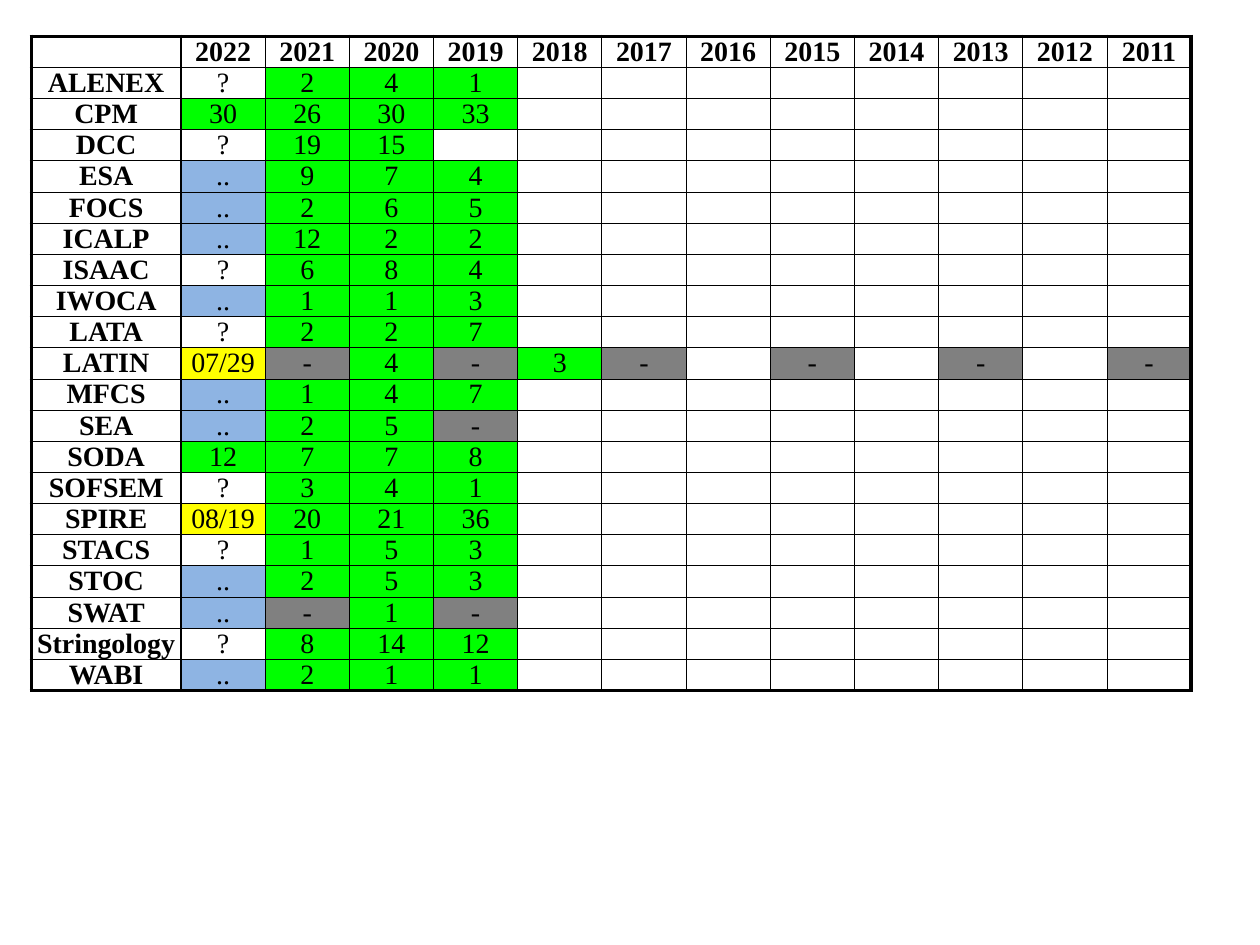
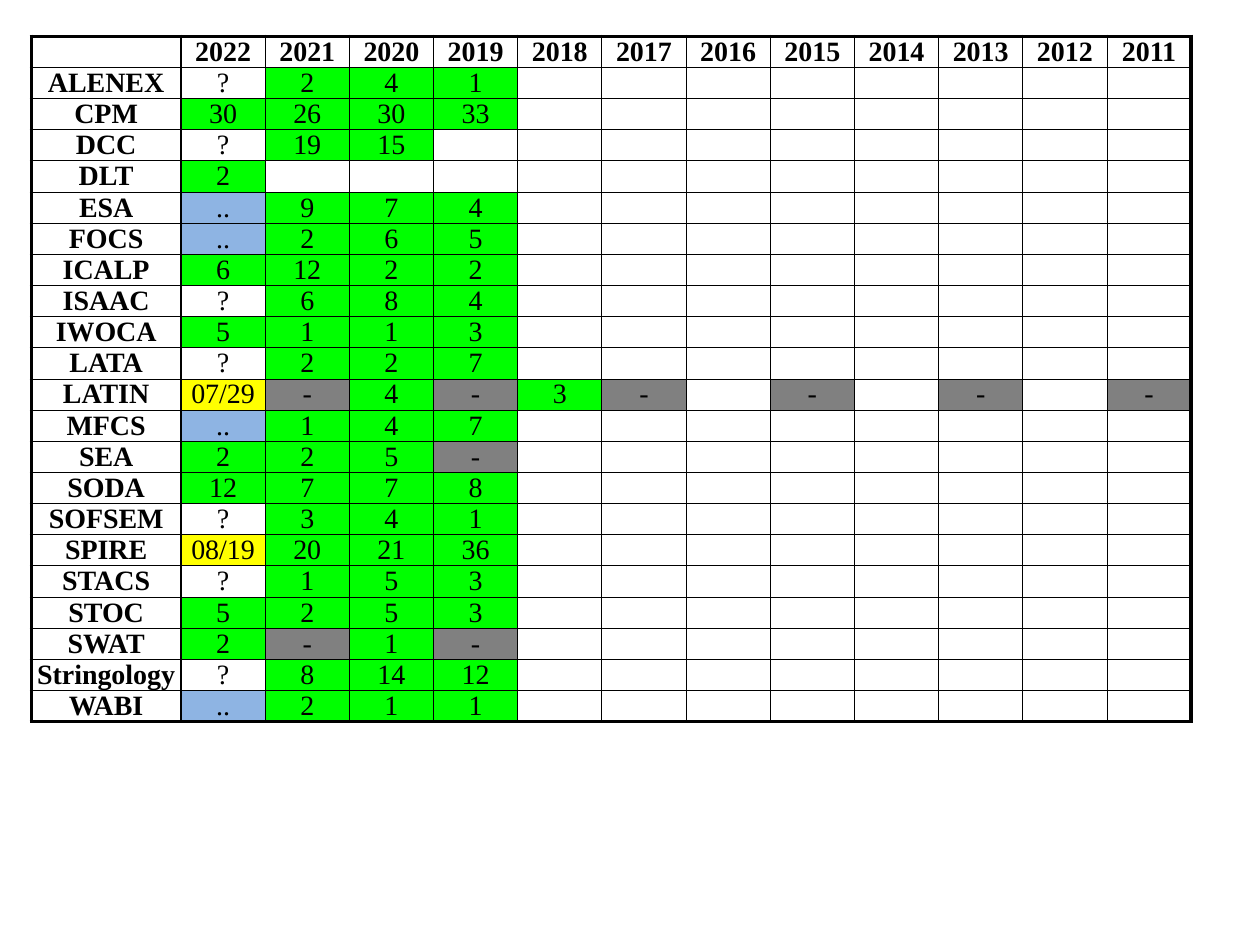
Before and after one commit to stringologytimes/StringologyTimes, a slide deck: slide 1 of data/check.pptx. Drawn at 1260x945 pixels with LibreOffice and Linux fonts; fonts in the diff are those of the drawing. Boxes give left, top, right and bottom in pixels: in the first picture for what was removed or moved away, otherwise in the second. Text is boxed around its words. In the diff, an @@ line names an element or a change of style, - is before the commit and + after.

```diff
--- a/data/check.pptx
+++ b/data/check.pptx
@@ table at (32, 37, 1194, 776) @@
+row 5: DLT | 2 |  |  |  |  |  |  |  |  |  |  | 
-row 8, column 2: ..
+row 8, column 2: 6
-row 10, column 2: ..
+row 10, column 2: 5
-row 14, column 2: ..
+row 14, column 2: 2
-row 19, column 2: ..
+row 19, column 2: 5
-row 20, column 2: ..
+row 20, column 2: 2
```
Also in this commit, not shown: 1 other slide changed, 9 other files.
